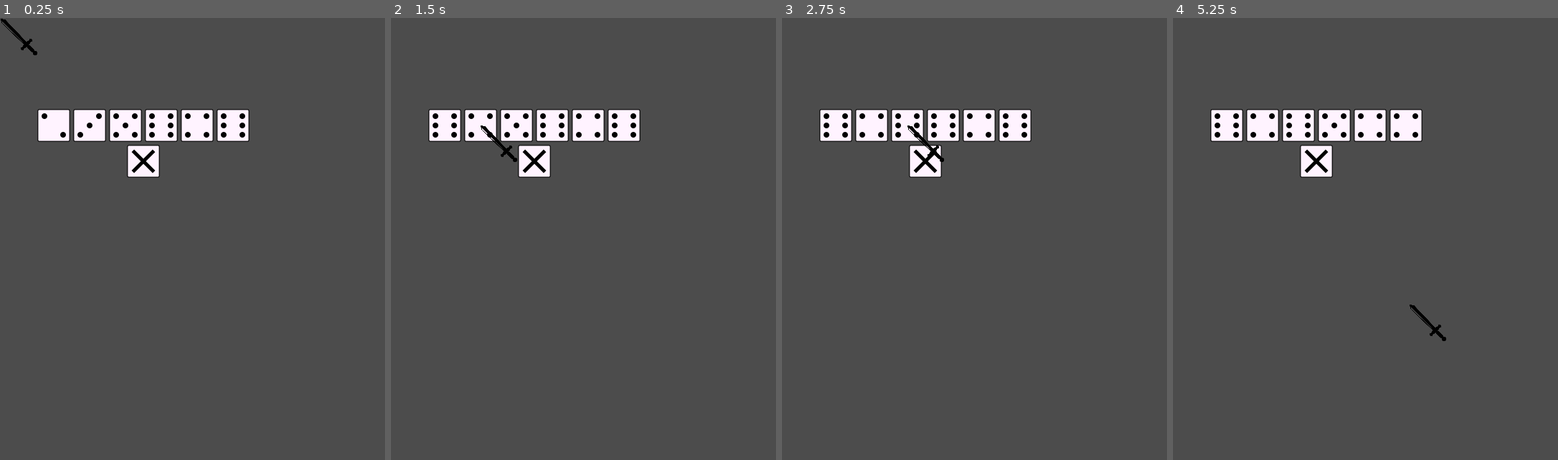
Above: before the commit, frames 1-4 (left to right).
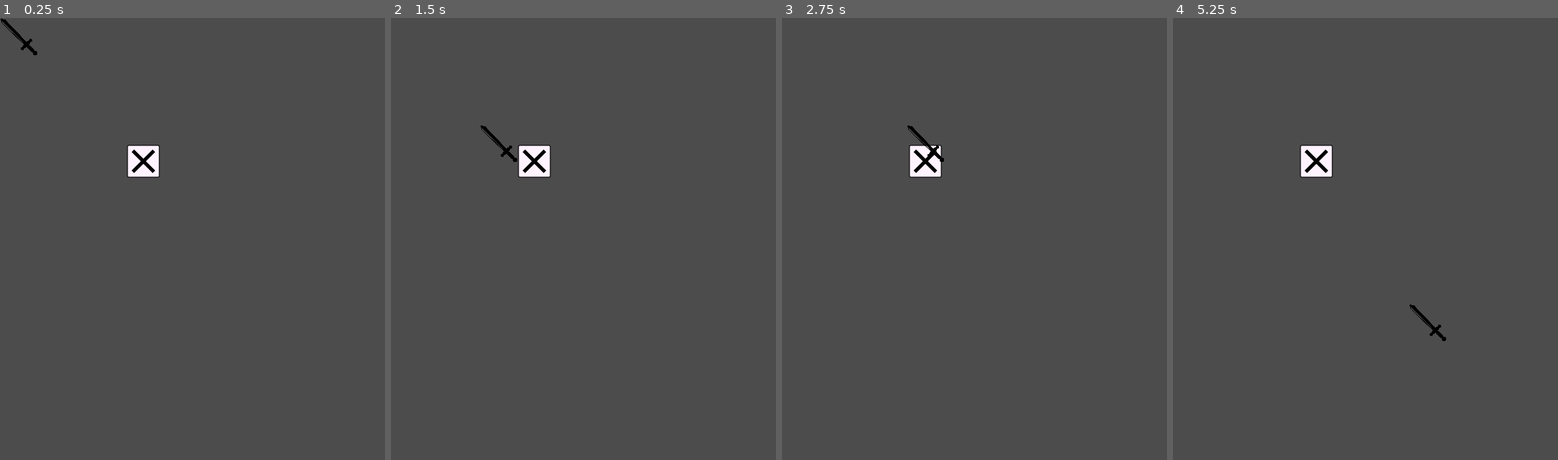
Above: after the commit, the same moments.

Repository: mraich/lantern
Game: Godot game, scene res://scenes/world.tscn
The game is run twice, just before and just after one commit, with the same random seed, the same clock (stepped at 60 frames per second) and the same inputs.
Inputs (mouse positions are in pixels of both pictures, inside the frame that each line leads up to):
- Up to frame 1 (0.25 s): no input
- Up to frame 2 (1.5 s): tap Enter at 0.5 s; move the mouse to (444, 124) at 0.52 s; hold Right mouse button (right_click) 0.53-1.28 s; click (444, 124) at 0.67 s; tap Space at 1.25 s; move the mouse to (479, 124) at 1.27 s; right-click (479, 124) at 1.35 s; click (479, 124) at 1.42 s
- Up to frame 3 (2.75 s): tap Enter at 2 s; move the mouse to (909, 124) at 2.02 s; hold Right mouse button (right_click) from 2.03 s (still down); click (909, 124) at 2.17 s
- Up to frame 4 (5.25 s): tap Space at 2.75, 4.25 s; move the mouse to (1334, 124) at 2.77 s; release Right mouse button (right_click) at 2.78 s; right-click (1334, 124) at 2.85 s; click (1334, 124) at 2.92 s; tap Enter at 3.5 s; move the mouse to (1369, 124) at 3.52 s; hold Right mouse button (right_click) 3.53-4.28 s; click (1369, 124) at 3.67 s; move the mouse to (1407, 124) at 4.27 s; right-click (1407, 124) at 4.35 s; click (1407, 124) at 4.42 s; move the mouse to (1407, 305) at 5.02 s; hold Right mouse button (right_click) from 5.03 s (still down); click (1407, 305) at 5.17 s

The runs differ from the first frame. In frame 1, 3.8% of the frame differs, in the area x 9-65%, y 20-29%; in frame 2, 3.7%; in frame 3, 3.7%; in frame 4, 3.8%.

Commit message:
DiceContainer:: Az általánosítás kezdetei. Egy külön init függvénybe kerülnek a kockák létrehozásának a kódjai.

Diff:
--- a/scripts/container/dice_container.gd
+++ b/scripts/container/dice_container.gd
@@ -3,16 +3,17 @@
 extends HBoxContainer
 
 var dices = []
-const _DICE_COUNT = 6
-const _dice_class = preload("res://scenes/dice/dice_playable.tscn")
 
 # Indicating the value has changed.
 signal on_value_changed
 
 func _ready():
+	pass
+
+func init(dice_class, dice_count):
 	var next_position = 0
-	for n in range(0, _DICE_COUNT):
-		var dice = _dice_class.instance()
+	for n in range(0, dice_count):
+		var dice = dice_class.instance()
 		dice.position = Vector2(next_position, dice.get_height())
 		next_position += dice.get_width()
 		dices.push_back(dice)
@@ -26,7 +27,7 @@
 	# Correcting the position of the dices to have them
 	# to be arranged in the center of the given position
 	# for the DiceContainer.
-	var offsetX = -(next_position - next_position / _DICE_COUNT) / 2
+	var offsetX = -(next_position - next_position / dice_count) / 2
 	for dice in dices:
 		dice.position.x += offsetX
 	pass
